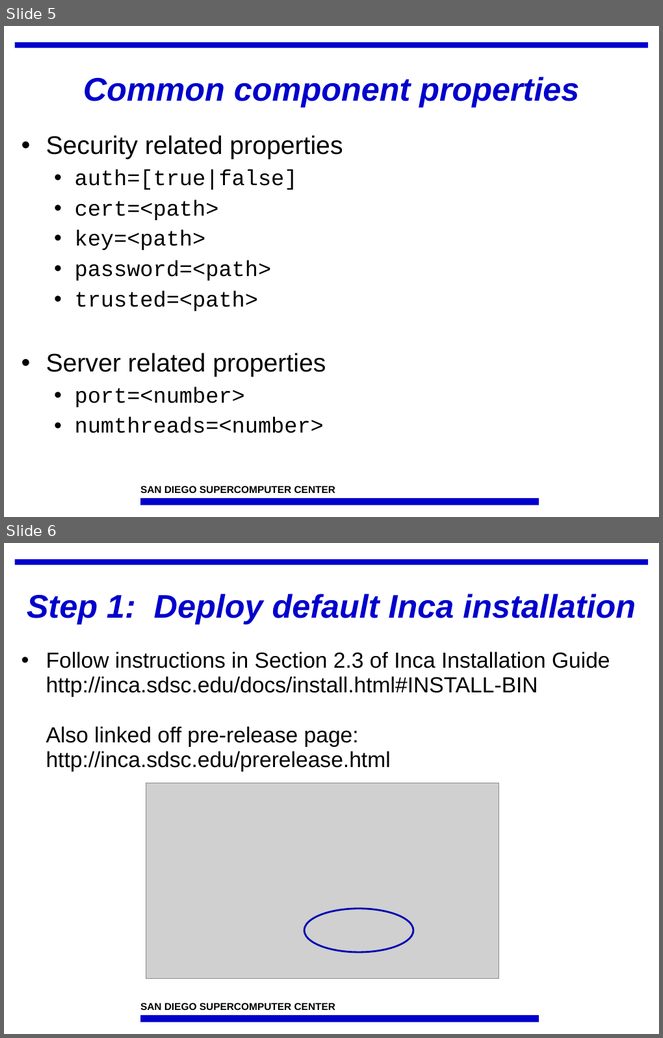
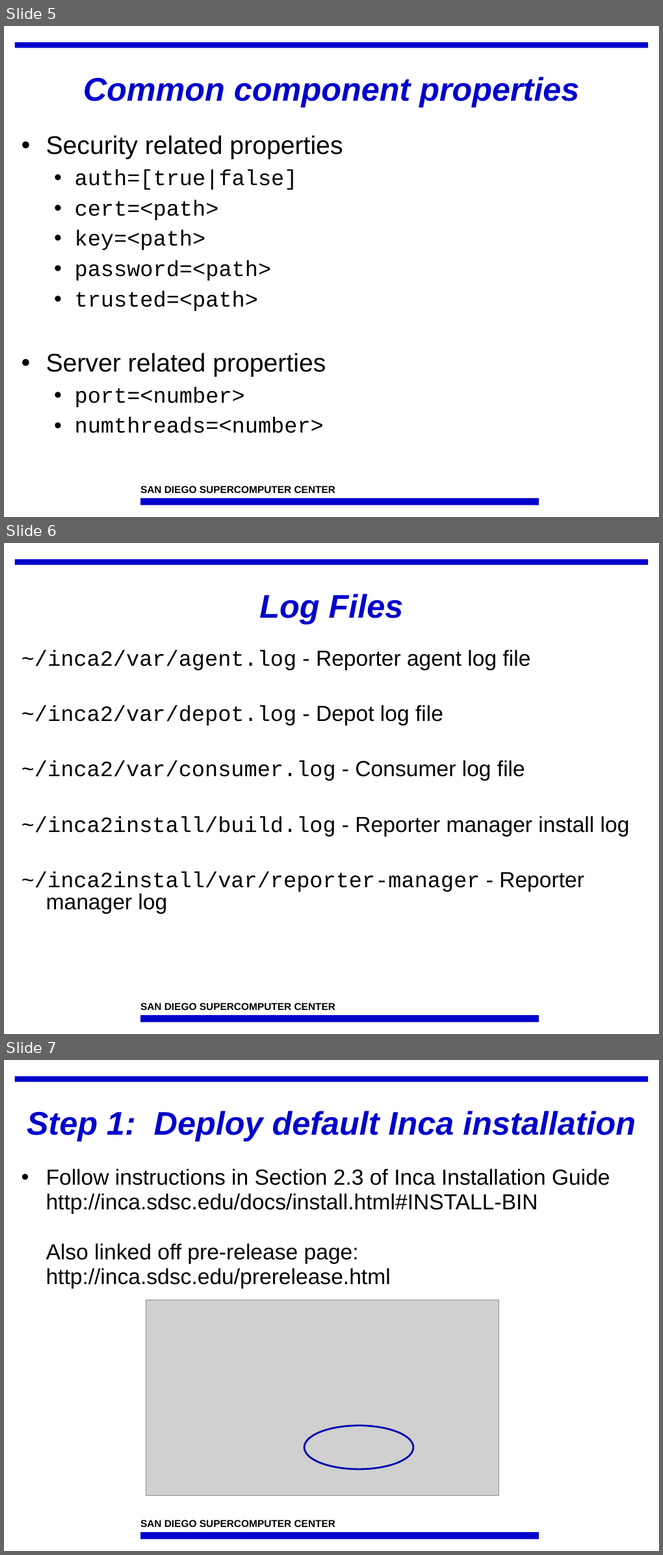
Before and after one commit to IncaProject/inca-xsede, a slide deck: talks/feb-06-workshop/deploy1.ppt. Shown one above the other, each under a label of ours: slides 5 and 6 before the commit, slides 5, 6 and 7 after it. The pictures are 663x1038 and 663x1555 pixels, drawn with LibreOffice and Linux fonts; fonts in the diff are those of the drawing; grey boxes stand for pictures; background and template pictures are left out. Boxes give left, top, right and bottom in pixels: in the first picture for what was removed or moved away, otherwise in the second. Text is boxed around its words. In the diff, an @@ line names an element or a change of style, - is before the commit and + after.

```diff
--- a/talks/feb-06-workshop/deploy1.ppt
+++ b/talks/feb-06-workshop/deploy1.ppt
@@ slide 6 added at (4,543,659,1034), background #FFFFFF; not listed: 3 template elements that a slide beside it also shows @@
@@ title added at (259,594,404,624), 36 pt, text #0000CC, bold, italic @@
+Log Files
@@ text added at (22,650,630,914), 24 pt, text #000000 @@
+~/inca2/var/agent.log - Reporter agent log file
+~/inca2/var/depot.log - Depot log file
+~/inca2/var/consumer.log - Consumer log file
+~/inca2install/build.log - Reporter manager install log
+~/inca2install/var/reporter-manager - Reporter manager log
@@ what was slide 6 is now slide 7 @@
```
Also in this commit, not shown: 20 slides changed.
